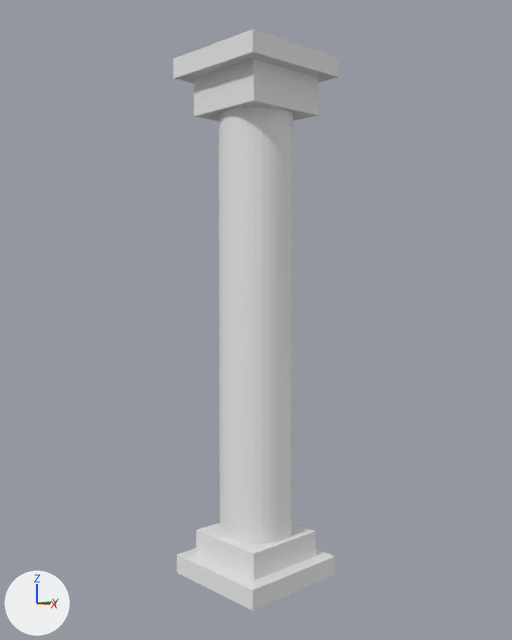
An edit to the Blender file 1. Biblioteca/columna.blend, drawn before and after from the same camera.
Before and after are seen from a 50 mm lens placed at (9.03, -8.49, 5.12), pointed at (0.0, 0.0, 4.37). The axes (+X, +Y, +Z) are drawn at lower left. The lights are the same throughout.
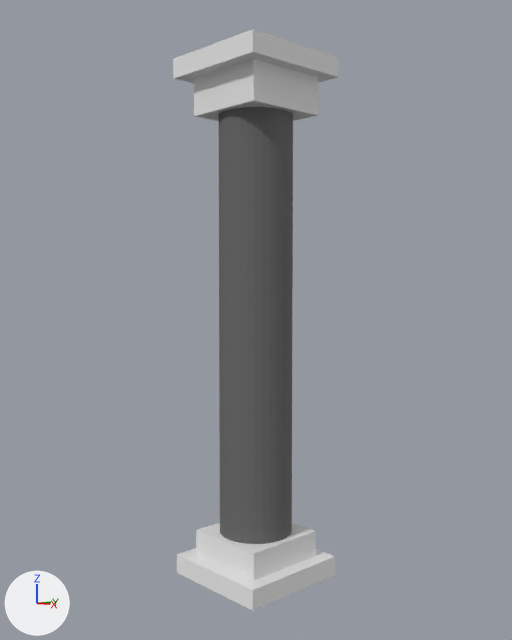
Boxes (x1, y1, x2, y2) around the edits, measured in the pictures (512 x 640 px):
'Cylinder', recoloured: (219, 107, 293, 544) in both

Patch to the scene script:
```diff
--- a/1. Biblioteca/columna.blend.py
+++ b/1. Biblioteca/columna.blend.py
@@ mat_material_002 @@
+mat_material_002 = principled_material('Material.002')
+mat_material_002.base_color = (0.135, 0.135, 0.135)  # dark grey #676767
+mat_material_002.roughness = 1.0
@@ me_cylinder @@
 me_cylinder.from_pydata(...)  # 64 vertices, 34 faces; spans x -1.0..1.0, y -1.0..1.0, z -1.0..1.0
+me_cylinder.materials.append(mat_material_002)  # dark grey #676767
```
